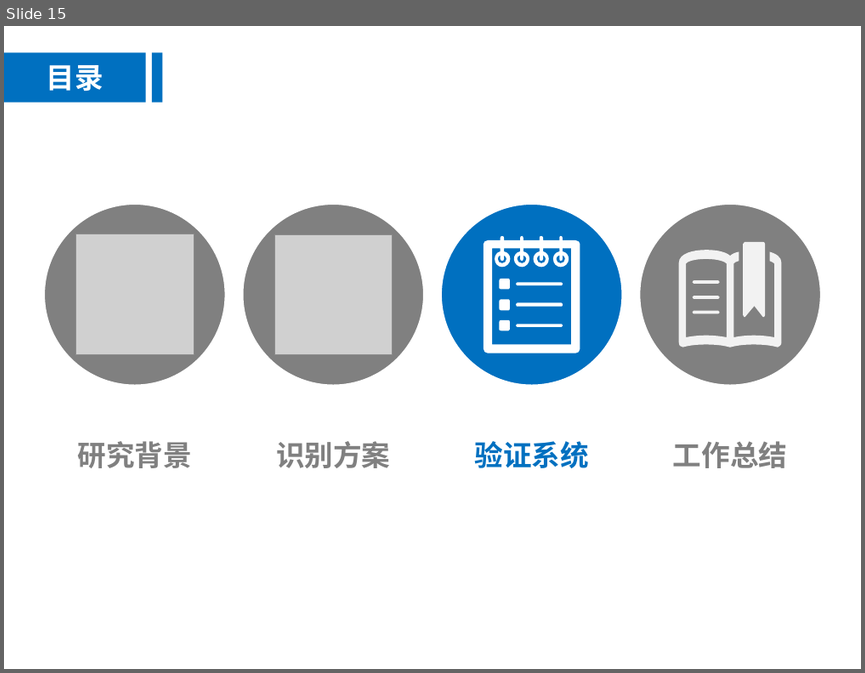
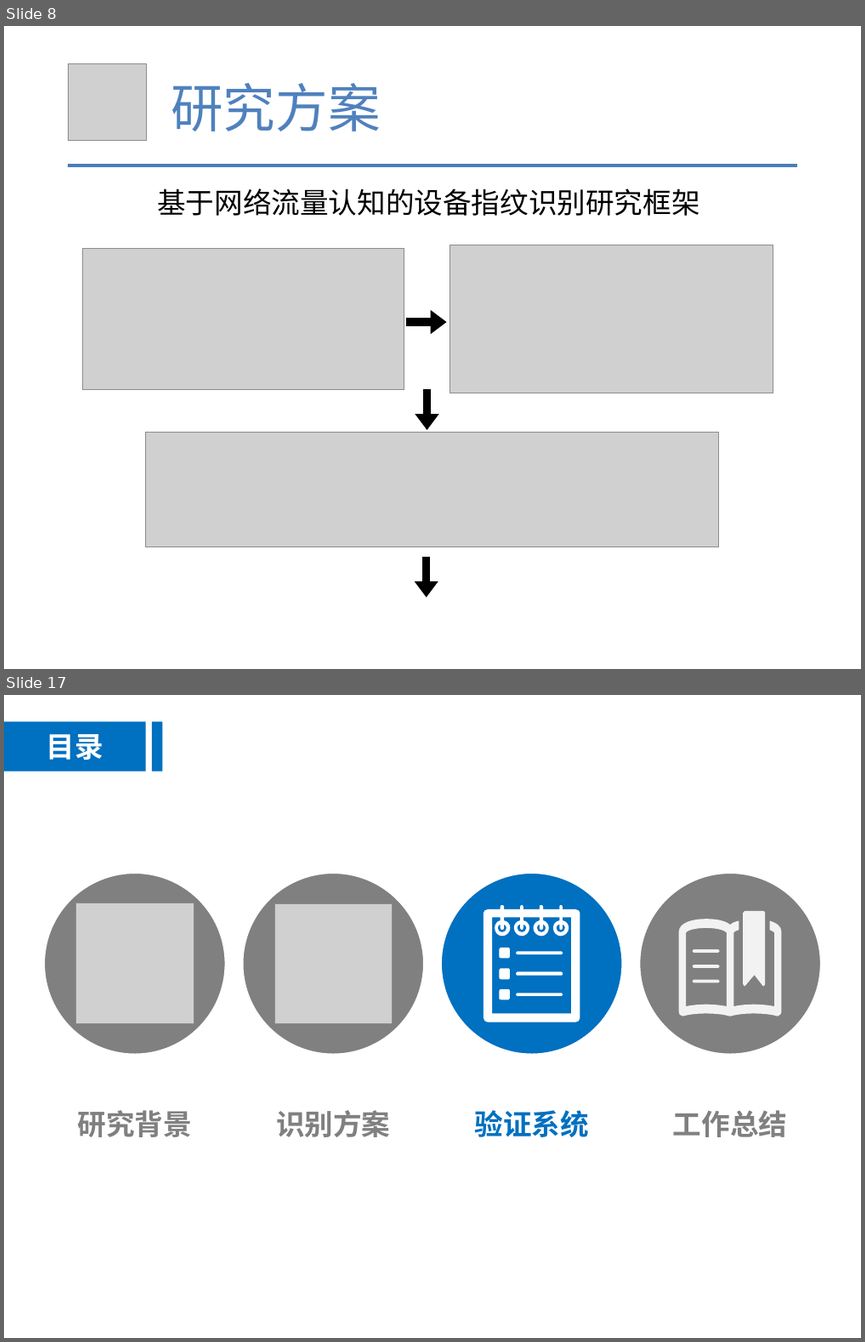
Before and after one commit to tianwen2017111/graduate_git, a slide deck: 余天文-硕5033班.pptx. Shown one above the other, each under a label of ours: slide 15 before the commit, slides 8 and 17 after it; the slides between them are not shown. The pictures are 865x673 and 865x1342 pixels, drawn with LibreOffice and Linux fonts; fonts in the diff are those of the drawing; grey boxes stand for pictures. Boxes give left, top, right and bottom in pixels: in the first picture for what was removed or moved away, otherwise in the second. Text is boxed around its words. In the diff, an @@ line names an element or a change of style, - is before the commit and + after.

```diff
--- a/余天文-硕5033班.pptx
+++ b/余天文-硕5033班.pptx
@@ slide 8 added at (4,26,861,669), background #FFFFFF @@
@@ picture added at (69,63,146,141) @@
@@ text added at (171,83,380,131), 44 pt, text #4F81BD @@
+研究方案
@@ line added from (69, 165) to (796, 165), #4B7EBC 3 pt @@
@@ text added at (157,188,699,216), 24 pt, text #000000 @@
+基于网络流量认知的设备指纹识别研究框架
@@ picture added at (83,248,405,389) @@
@@ picture added at (449,244,772,392) @@
@@ arrow added from (406, 322) to (446, 322), #000000 6.75 pt @@
@@ arrow added from (427, 389) to (427, 430), #000000 6.75 pt @@
@@ picture added at (145,432,719,547) @@
@@ arrow added from (426, 556) to (426, 596), #000000 6.75 pt @@
@@ what was slide 15 is now slide 17 @@
```
Also in this commit, not shown: 6 slides changed, 9 other slides added, 10 slides removed, 3 other files.
